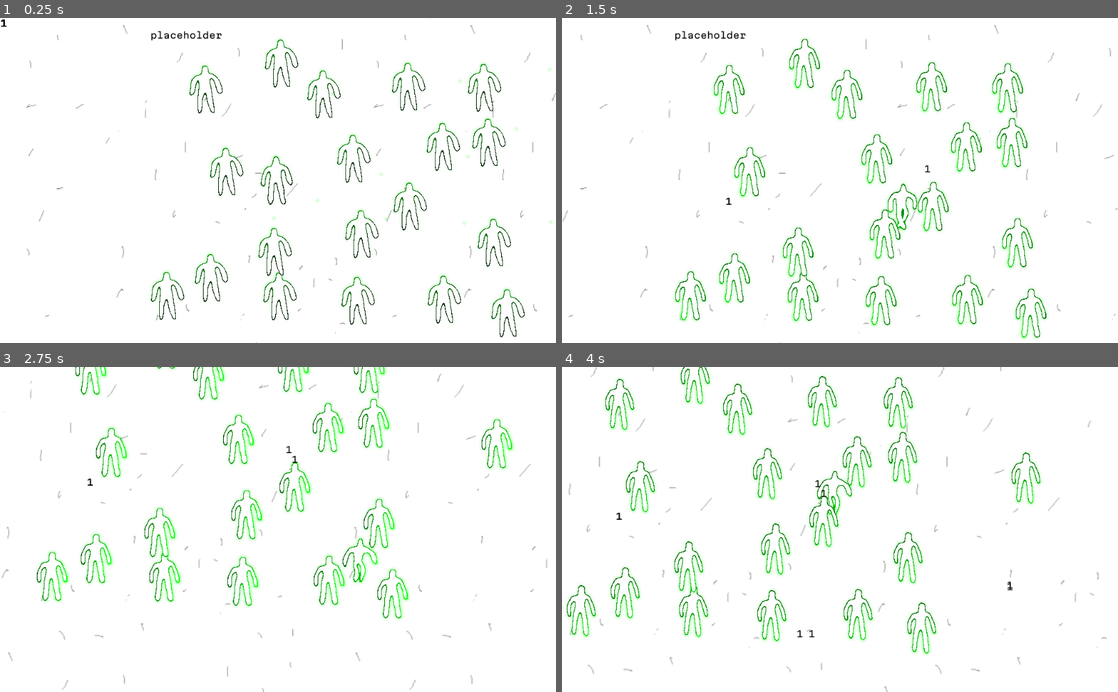
Above: before the commit, frames 1-4 (two rows, left to right).
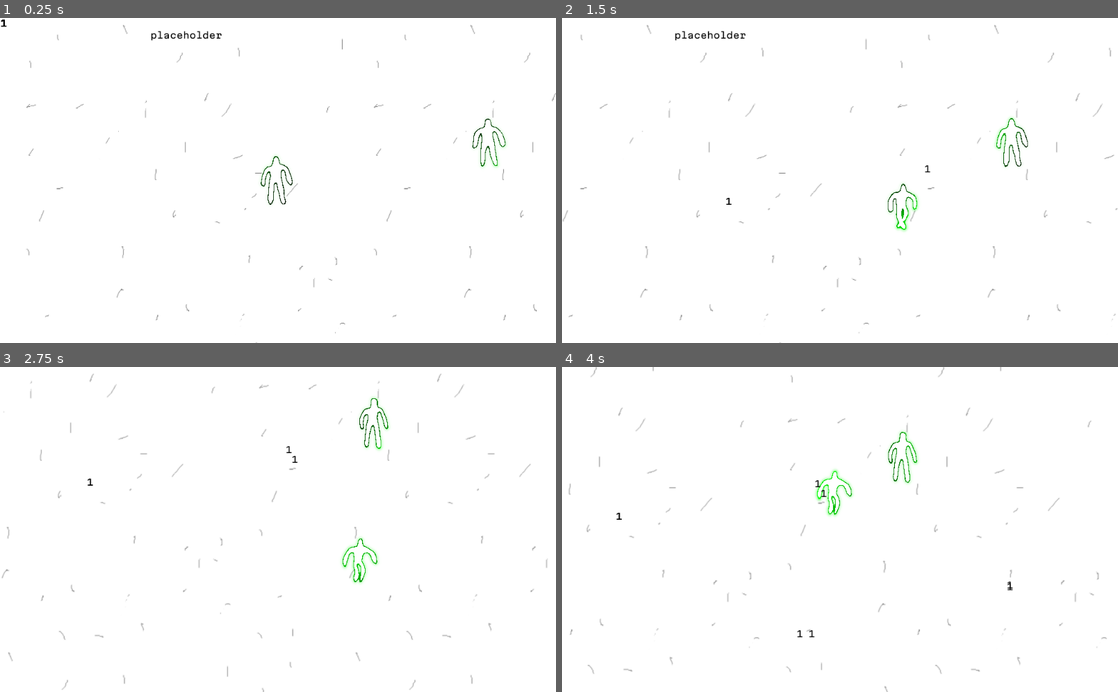
Above: after the commit, the same moments.

Repository: glitchcore/summon_55
Game: Godot game, scene res://Game.tscn
Same seed, same stepped clock (60 frames per second), same inputs: the game is played once before the commit and once after it.
Inputs (mouse positions are in pixels of both pictures, inside the frame that each line leads up to):
- Up to frame 1 (0.25 s): no input
- Up to frame 2 (1.5 s): move the mouse to (962, 164) at 0.52 s; hold Right (ui_right) 0.53-1.28 s; move the mouse to (728, 196) at 1.27 s; hold Down (ui_down) from 1.28 s (still down)
- Up to frame 3 (2.75 s): move the mouse to (333, 458) at 2.02 s; release Down (ui_down) at 2.03 s; hold Right (ui_right) from 2.03 s (still down)
- Up to frame 4 (4 s): move the mouse to (812, 594) at 2.77 s; release Right (ui_right) at 2.78 s; hold Up (ui_up) 2.78-3.53 s; move the mouse to (1006, 578) at 3.52 s; hold Left (ui_left) from 3.53 s (still down)

The runs differ from the first frame. In frame 1, 3.2% of the frame differs, in the area x 27-100%, y 6-99%; in frame 2, 5.4%; in frame 3, 5.5%; in frame 4, 5.7%, in the area x 0-87%, y 0-89%.

Commit message:
randomize animation

Diff:
--- a/Character.gdshader
+++ b/Character.gdshader
@@ -22,7 +22,9 @@
 
     float cloud_mask = texture.b; // clamp(1. - length(uv * 2.) + 0.2, 0., 1.);
 
-	float cloud = _noise(vec2(uv * 5. + vec2(t * 2., 0.))) * _noise(vec2(uv * 5. + vec2(0, t * 2.)));
+	float cloud =
+	    _noise(vec2(length(uv) * 6. + vec2(-t * 2., 0.))) *
+	    _noise(vec2(uv * 3. + vec2(0, -t * 2.)));
 	float hard_cloud = clamp(cloud * 2., 0., 1.);
 	float soft_cloud = clamp(cloud * 1., 0., 1.) * cloud_mask;
 
@@ -31,11 +33,6 @@
 
 	float contour = texture.g * (1. - inner);
 
-	// color = man > 0. ? texture.rgb : GREEN;
-	// alpha = man > 0. ? texture.a : bg;
-
-	// color = texture.rgb;
-	// color.g = texture.g;
 	res.a = max(outer, soft_cloud);
 
 	if(outer > 0.) {
@@ -44,11 +41,15 @@
 	    res.rgb = GREEN;
 	}
 
+	// res.a = 1.;
+	// res.rgb = cloud * RED;
+
 	return res;
 }
 
 uniform vec2 frame_size;
 uniform vec2 sprite_sheet_size;
+uniform float time_seed;
 
 void fragment() {
 	vec2 current_point = sprite_sheet_size * UV;
@@ -59,7 +60,7 @@
 
 	vec3 man = texture(TEXTURE, UV).rgb;
 
-	vec4 res = fire(new_uv, TIME, man);
+	vec4 res = fire(new_uv, TIME + time_seed, man);
 
 	COLOR.rgb = res.rgb;
 	COLOR.a = res.a;
--- a/Character.tscn
+++ b/Character.tscn
@@ -74,9 +74,11 @@
 extents = Vector2( 42, 48.25 )
 
 [sub_resource type="ShaderMaterial" id=8]
+resource_local_to_scene = true
 shader = ExtResource( 3 )
 shader_param/frame_size = null
 shader_param/sprite_sheet_size = null
+shader_param/time_seed = null
 
 [node name="Character" type="KinematicBody2D"]
 position = Vector2( 8, -96 )
@@ -99,7 +101,7 @@
 texture = ExtResource( 2 )
 hframes = 3
 vframes = 4
-frame = 7
+frame = 6
 script = ExtResource( 1 )
 __meta__ = {
 "_editor_description_": ""
--- a/CharacterSprite.gd
+++ b/CharacterSprite.gd
@@ -5,9 +5,10 @@
 # var a: int = 2
 # var b: String = "text"
 
-
 # Called when the node enters the scene tree for the first time.
 func _ready() -> void:
+	var rng = RandomNumberGenerator.new()
+	rng.randomize()
 	var sheet_columns = hframes
 	var sheet_rows = vframes
 	var sprite_sheet_width = texture.get_width()
@@ -22,6 +23,8 @@
 
 	material.set_shader_param("frame_size", frame_size);
 	material.set_shader_param("sprite_sheet_size", sprite_sheet_size);
+	var time_seed = rng.randf_range(0.0, 1000.0)
+	material.set_shader_param("time_seed", time_seed)
 
 # Called every frame. 'delta' is the elapsed time since the previous frame.
 #func _process(delta: float) -> void:
--- a/Game.tscn
+++ b/Game.tscn
@@ -23,10 +23,11 @@
 [node name="Player" parent="." instance=ExtResource( 2 )]
 position = Vector2( 235, 278 )
 
+[node name="Man" parent="." instance=ExtResource( 4 )]
+position = Vector2( 625, 208 )
+
 [node name="People" type="Node2D" parent="."]
-
-[node name="Man" parent="People" instance=ExtResource( 4 )]
-position = Vector2( 625, 208 )
+visible = false
 
 [node name="Man2" parent="People" instance=ExtResource( 4 )]
 position = Vector2( 142, 262 )
--- a/Man.gd
+++ b/Man.gd
@@ -6,8 +6,10 @@
 
 func _ready() -> void:
 	var _r = self.connect("player_collide", game, "on_PlayerCollide")
+	var rng = RandomNumberGenerator.new()
+	rng.randomize()
 	$Character/PlayerAnimator.play("Idle")
-	$Character/PlayerAnimator.playback_speed = 0.3
+	$Character/PlayerAnimator.playback_speed = rng.randf_range(0.2, 0.4)
 
 func _on_Area2D_body_entered(body: Node) -> void:
 	emit_signal("player_collide", Vector2(), "example")
